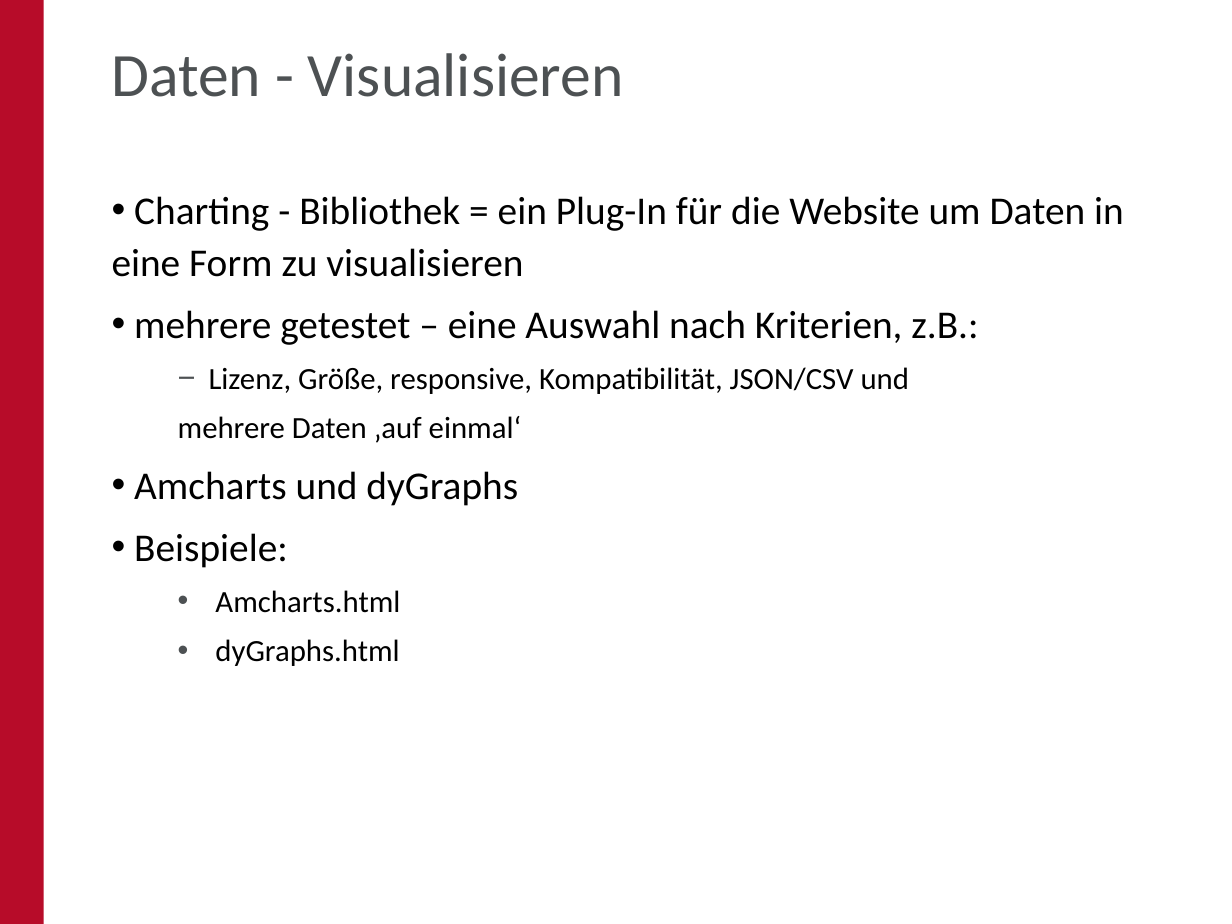
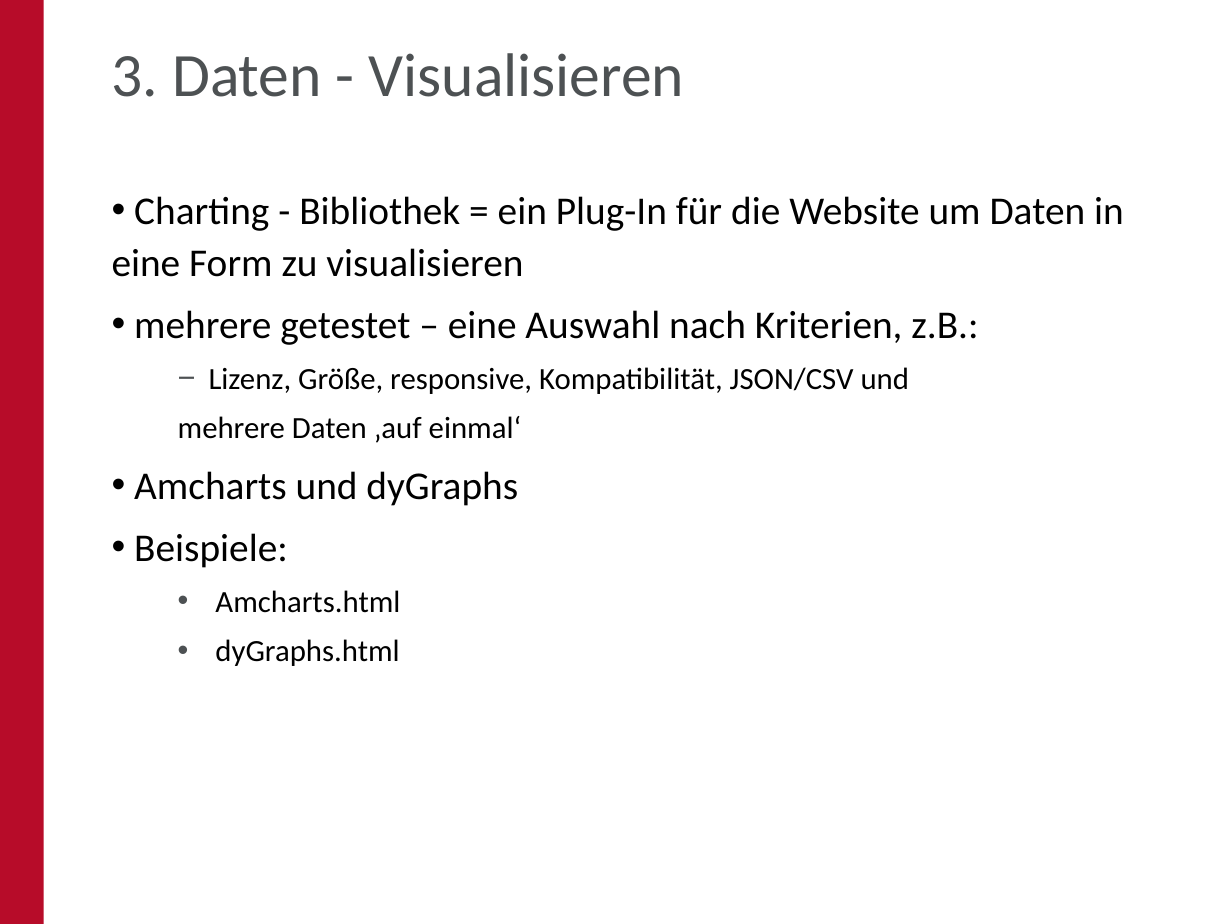
Before and after one commit to oskar-engler/praktikumsbericht, a slide deck: slide 20 of Bericht/PPT/Website - Analytic Tools.pptx. Drawn at 1232x924 pixels with LibreOffice and Linux fonts; fonts in the diff are those of the drawing; background and template pictures are left out. Boxes give left, top, right and bottom in pixels: in the first picture for what was removed or moved away, otherwise in the second. Text is boxed around its words. In the diff, an @@ line names an element or a change of style, - is before the commit and + after.

```diff
--- a/Bericht/PPT/Website - Analytic Tools.pptx
+++ b/Bericht/PPT/Website - Analytic Tools.pptx
@@ title at <box>112,53,685,97</box>: text changed @@
-Daten - Visualisieren
+3. Daten - Visualisieren
```
Also in this commit, not shown: 21 other slides changed, 1 slide added, 22 other files.
